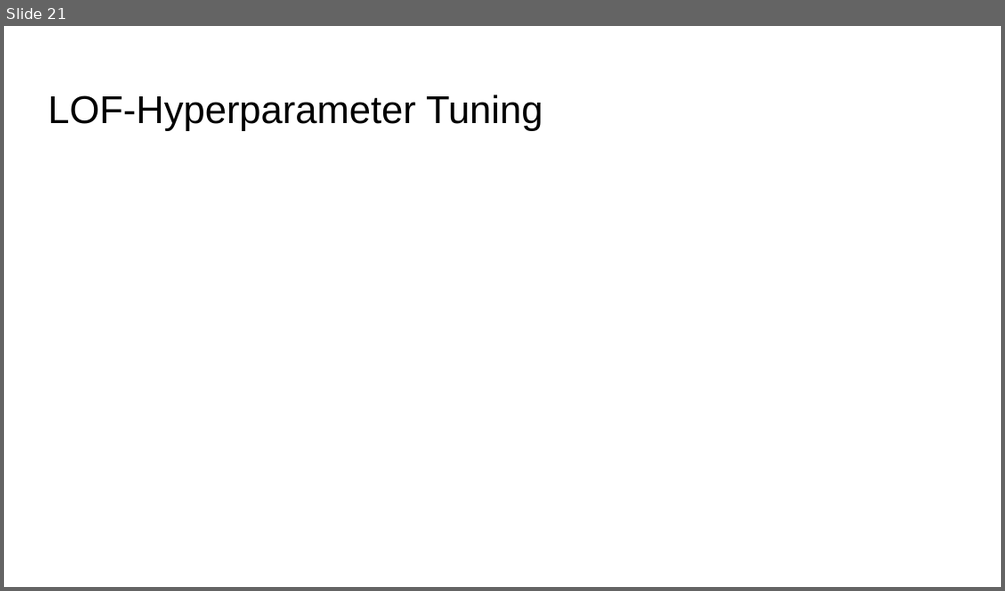
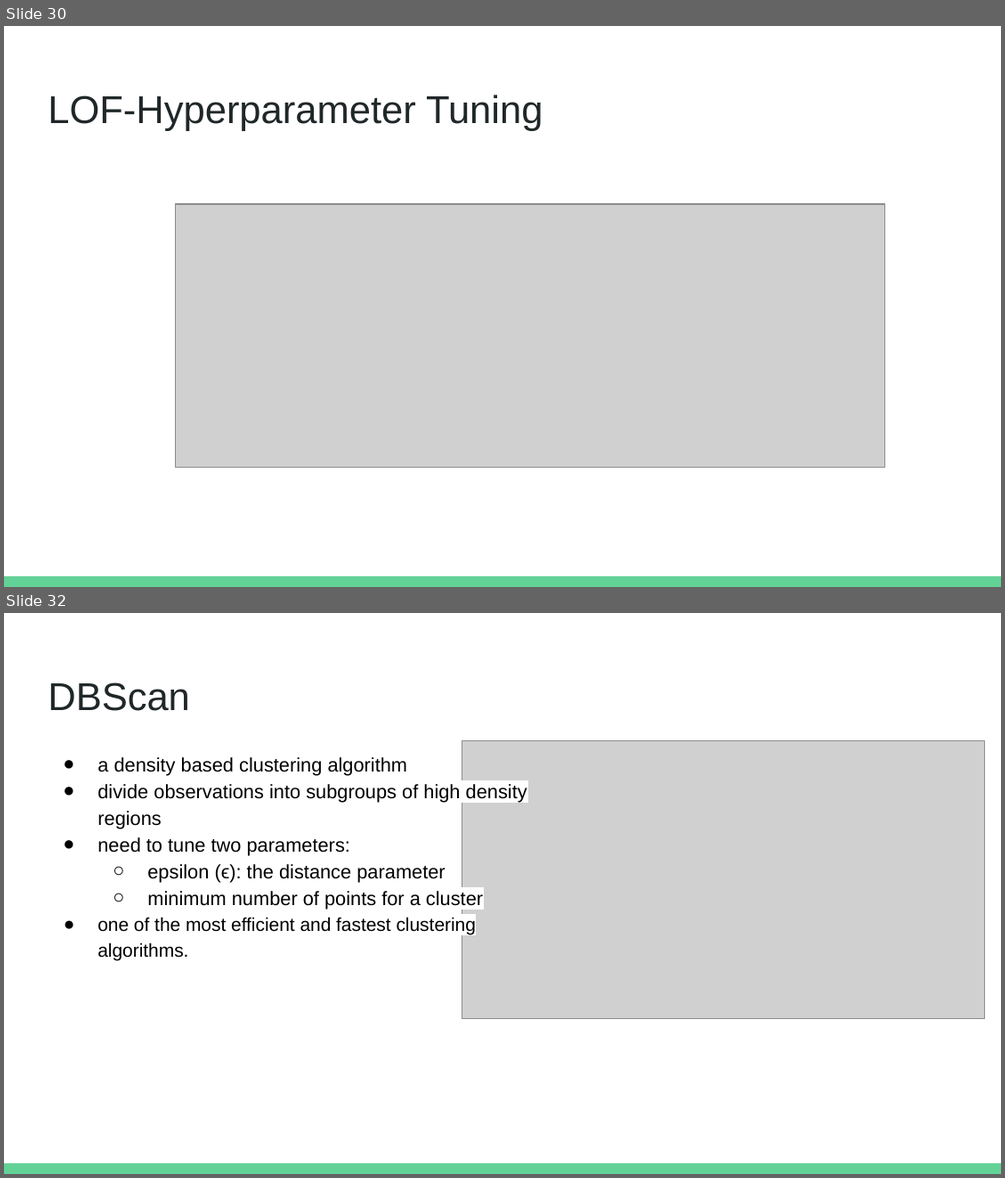
Before and after one commit to rmzn1717/anomaly_detection_project, a slide deck: Unsupervised Anomaly Detection.pptx. Shown one above the other, each under a label of ours: slide 21 before the commit, slides 30 and 32 after it; the slides between them are not shown. The pictures are 1005x591 and 1005x1178 pixels, drawn with LibreOffice and Linux fonts; fonts in the diff are those of the drawing; grey boxes stand for pictures. Boxes give left, top, right and bottom in pixels: in the first picture for what was removed or moved away, otherwise in the second. Text is boxed around its words. In the diff, an @@ line names an element or a change of style, - is before the commit and + after.

```diff
--- a/Unsupervised Anomaly Detection.pptx
+++ b/Unsupervised Anomaly Detection.pptx
@@ slide 32 added at (x1=4, y1=613, x2=1001, y2=1174), background #FFFFFF; not listed: 1 template element that a slide beside it also shows @@
@@ title added at (x1=48, y1=682, x2=190, y2=711), 28 pt, text #202729 @@
+DBScan
@@ picture added at (x1=461, y1=740, x2=984, y2=1018) @@
@@ text added at (x1=97, y1=757, x2=527, y2=960), 14 pt, text #000000 @@
+● a density based clustering algorithm
+● divide observations into subgroups of high density regions
+● need to tune two parameters:
+  ○ epsilon (ϵ): the distance parameter
+  ○ minimum number of points for a cluster
+● one of the most efficient and fastest clustering algorithms.
@@ what was slide 21 is now slide 30 @@
@@ slide 30 changed as well @@
@@ title "LOF-Hyperparameter Tuning" at (x1=48, y1=95, x2=542, y2=131): text colour #000000 to #202729 @@
@@ picture added at (x1=176, y1=204, x2=884, y2=467) @@
@@ rectangle added at (x1=4, y1=576, x2=1001, y2=587), fill #63D297 @@
```
Also in this commit, not shown: 21 other slides changed, 12 other slides added, 3 slides removed, 1 other file.
